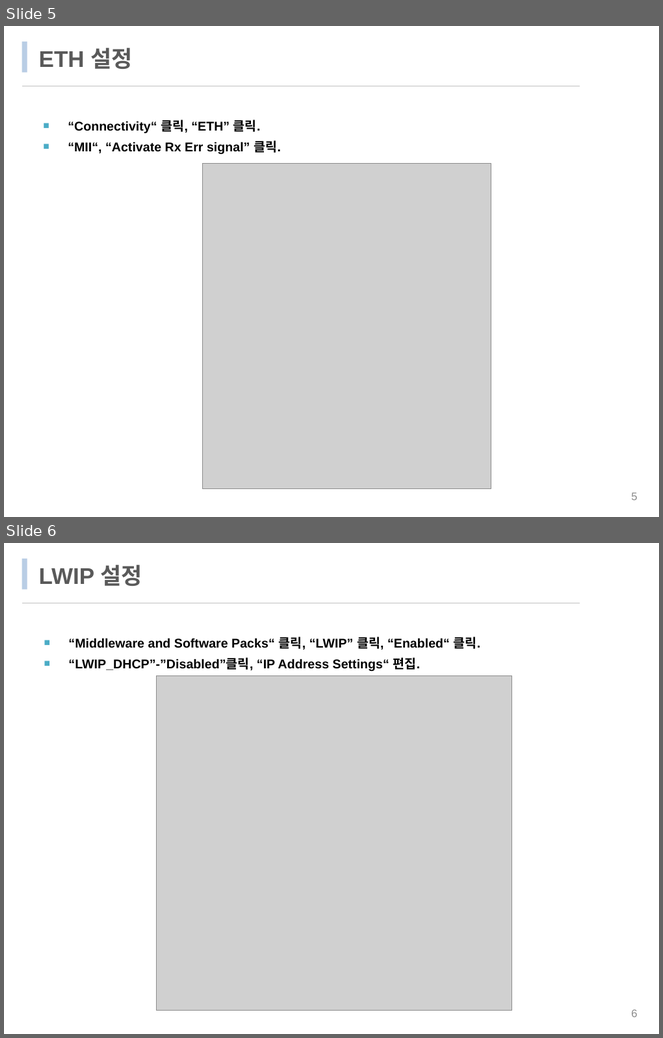
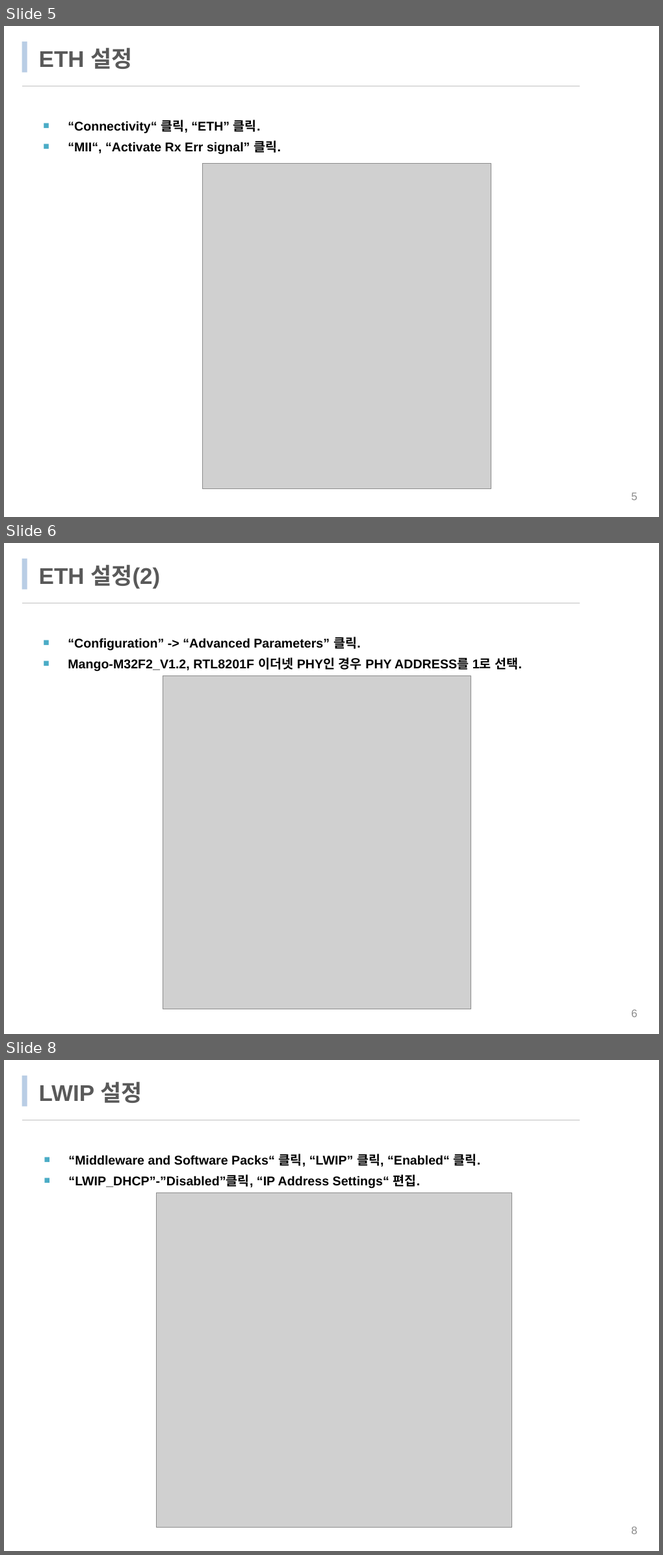
Before and after one commit to CRZ-Technology/Mango-M32, a slide deck: Mango-M32F2/9강_ETHERNET_테스트/9강_ETHERNET_테스트.pptx. Shown one above the other, each under a label of ours: slides 5 and 6 before the commit, slides 5, 6 and 8 after it; the slides between them are not shown. The pictures are 663x1038 and 663x1555 pixels, drawn with LibreOffice and Linux fonts; fonts in the diff are those of the drawing; grey boxes stand for pictures; background and template pictures are left out. Boxes give left, top, right and bottom in pixels: in the first picture for what was removed or moved away, otherwise in the second. Text is boxed around its words. In the diff, an @@ line names an element or a change of style, - is before the commit and + after.

```diff
--- a/Mango-M32F2/9강_ETHERNET_테스트/9강_ETHERNET_테스트.pptx
+++ b/Mango-M32F2/9강_ETHERNET_테스트/9강_ETHERNET_테스트.pptx
@@ slide 6 added at (4,543,659,1034), background #FFFFFF; not listed: 2 template elements that a slide beside it also shows @@
@@ title added at (39,564,160,589), 25 pt, text gradient #595959 to #262626, bold @@
+ETH 설정(2)
@@ text added at (68,637,522,671), 14 pt, text #000000, bold @@
+■ “Configuration” -> “Advanced Parameters” 클릭.
+■ Mango-M32F2_V1.2, RTL8201F 이더넷 PHY인 경우 PHY ADDRESS를 1로 선택.
@@ picture added at (163,676,471,1010) @@
@@ page number added at (631,1010,637,1017), 12 pt, text #8C8C8C @@
+6
@@ what was slide 6 is now slide 8 @@
```
Also in this commit, not shown: 1 other slide added, 32 other files.
